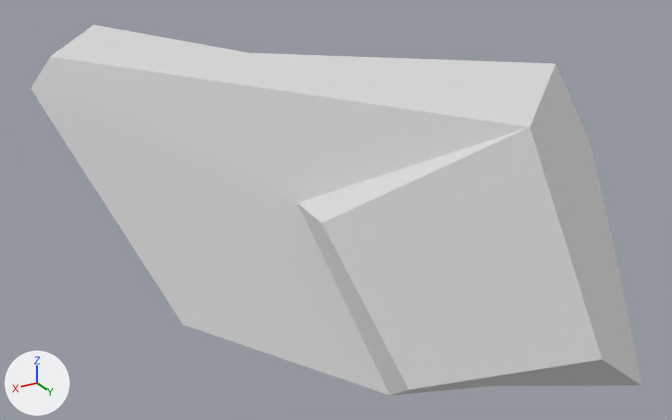
The glTF model public/models/stone-pointy.glb: old version first, new version second.
Before and after are seen from a 50 mm camera at (1.67, 2.44, 1.65) aimed at (0.16, -0.07, 0.39). Arrows for +X, +Y and +Z are at lower left; the lights stay in place. Where no turn or scale is listed for an object, it has been applied to the vertices.

Names of what the first picture shows: 'stone-pointy'.
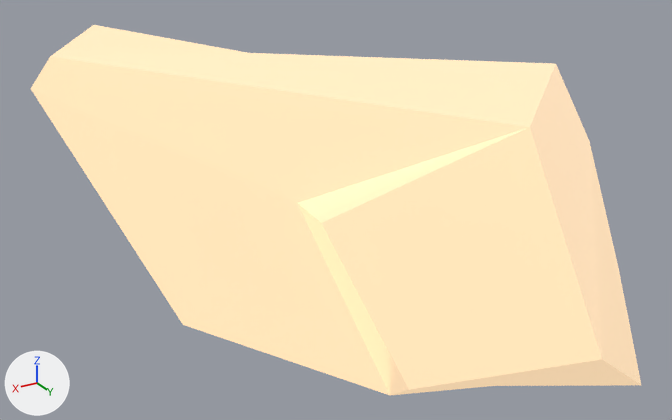
Location of each change, [x1, y1, x2, y2] in pixels of the pictures (672 x 420 px):
'stone-pointy', recoloured (grey to beige)
    both: [31, 25, 641, 395]

What the commit changed:
Picture 'base' (img_base) is new.
Material 'LOWPOLY-COLORS.001' (mat_lowpoly_colors_001) is new.
Uses the picture img_base.
me_stone_pointy has 20 vertices, 36 faces and spans x -0.95..1.0, y -0.86..0.82, z -0.06..0.96.
me_stone_pointy no longer uses material mat_lowpoly_colors (white #e7e7e7).
me_stone_pointy now uses material mat_lowpoly_colors_001.
